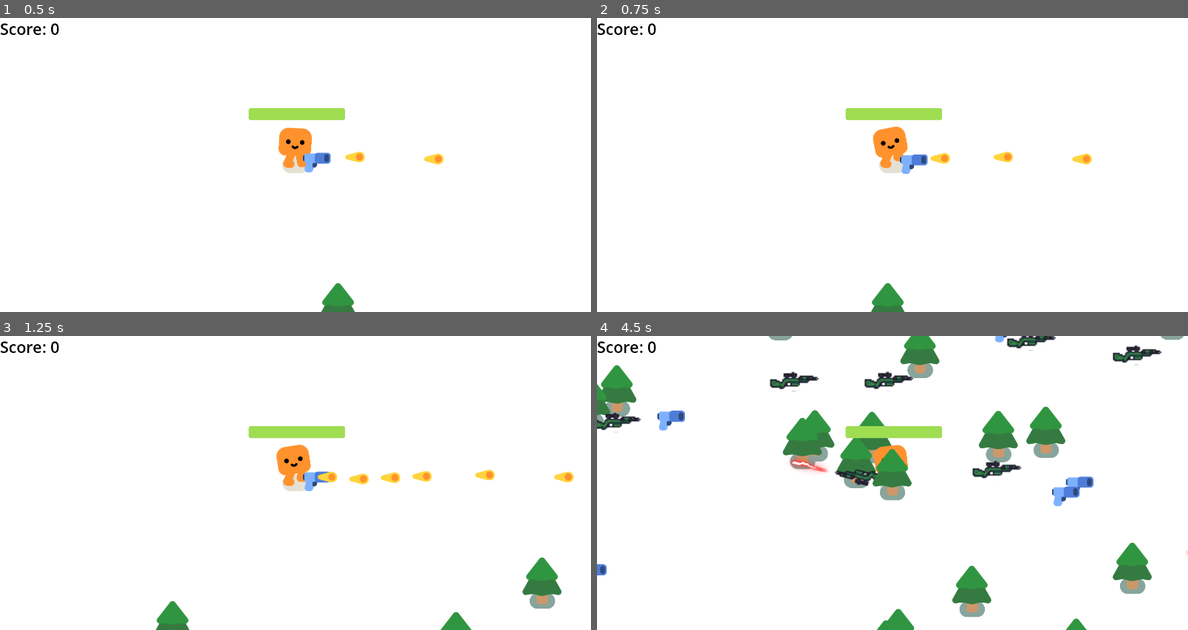
Above: before the commit, frames 1-4 (two rows, left to right).
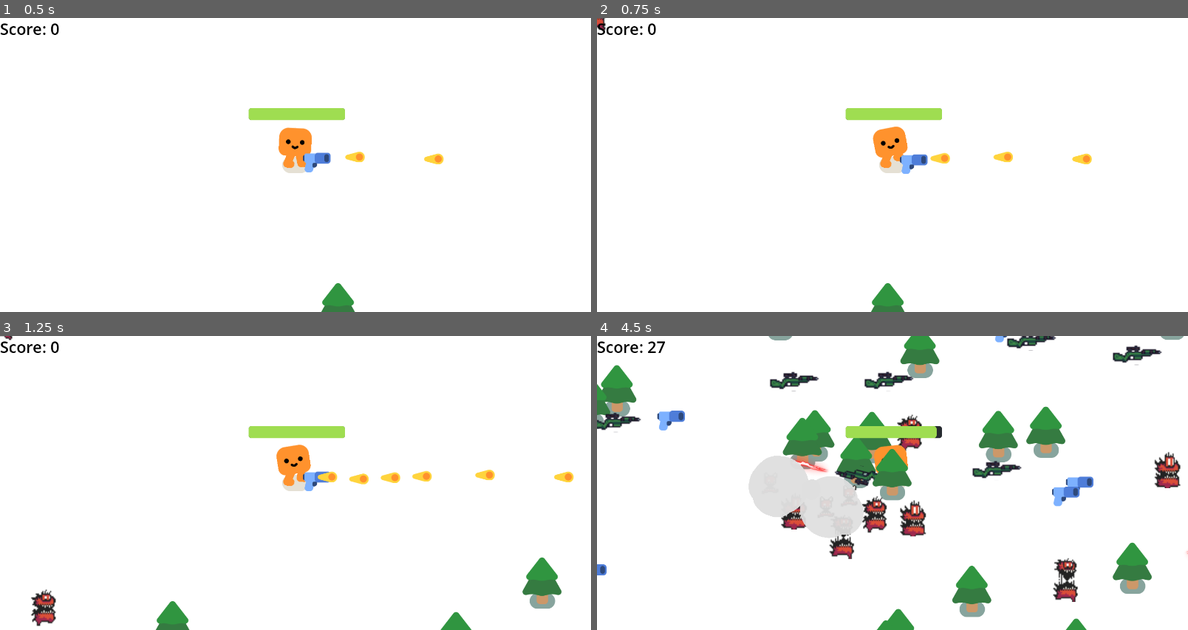
Above: after the commit, the same moments.

Repository: arad991/topdown_shooter_2d
Game: Godot game, scene res://scenes/survivors_game.tscn
Two runs of this game, one before a commit and one after it. Both use one fixed random seed, a clock stepped at 60 frames per second and the inputs below.
Inputs (mouse positions are in pixels of both pictures, inside the frame that each line leads up to):
- Up to frame 1 (0.5 s): no input
- Up to frame 2 (0.75 s): move the mouse to (1022, 150) at 0.52 s; hold D (move_right) from 0.53 s (still down)
- Up to frame 3 (1.25 s): keep holding D (move_right)
- Up to frame 4 (4.5 s): move the mouse to (774, 497) at 1.27 s; release D (move_right) at 1.28 s; hold S (move_down) 1.28-2.03 s; move the mouse to (951, 418) at 2.02 s; hold D (move_right) 2.03-2.78 s; move the mouse to (862, 541) at 2.77 s; hold W (move_up) 2.78-3.53 s; move the mouse to (1069, 527) at 3.52 s; hold A (move_left) from 3.53 s (still down); move the mouse to (715, 438) at 4.27 s

Frame 1 is identical in both runs. In frame 2, less than 0.1% of the frame differs, in the area x 0-2%, y 0-5%; in frame 3, 0.4%; in frame 4, 5.8%, in the area x 8-99%, y 1-91%.

Commit message:
fixed script attachment issue with big_demon

Diff:
--- a/scenes/big_demon.tscn
+++ b/scenes/big_demon.tscn
@@ -1,3 +1,92 @@
-[gd_scene format=3 uid="uid://c0vaxm3pqx771"]
+[gd_scene load_steps=11 format=3 uid="uid://c0vaxm3pqx771"]
 
-[node name="BigDemon" type="Node2D"]
+[ext_resource type="Script" path="res://big_demon.gd" id="1_ep7ad"]
+[ext_resource type="Texture2D" uid="uid://b3521ag5s3ajs" path="res://characters/big_demon/big_demon_run_anim_f0.png" id="1_g2rs8"]
+[ext_resource type="Texture2D" uid="uid://dhunxmxnmcnfy" path="res://characters/big_demon/big_demon_run_anim_f1.png" id="2_mi6d8"]
+[ext_resource type="Texture2D" uid="uid://dikdnmkvgnxh0" path="res://characters/big_demon/big_demon_run_anim_f2.png" id="3_0ux3i"]
+[ext_resource type="Texture2D" uid="uid://cytbam7oxvp02" path="res://characters/big_demon/big_demon_run_anim_f3.png" id="4_wdkoy"]
+
+[sub_resource type="SpriteFrames" id="SpriteFrames_hxdcj"]
+animations = [{
+"frames": [{
+"duration": 1.0,
+"texture": ExtResource("1_g2rs8")
+}, {
+"duration": 1.0,
+"texture": ExtResource("2_mi6d8")
+}, {
+"duration": 1.0,
+"texture": ExtResource("3_0ux3i")
+}, {
+"duration": 1.0,
+"texture": ExtResource("4_wdkoy")
+}],
+"loop": true,
+"name": &"default",
+"speed": 10.0
+}]
+
+[sub_resource type="CapsuleShape2D" id="CapsuleShape2D_0tcay"]
+radius = 47.0
+height = 114.0
+
+[sub_resource type="Animation" id="Animation_511ak"]
+resource_name = "hurt"
+length = 0.1667
+tracks/0/type = "value"
+tracks/0/imported = false
+tracks/0/enabled = true
+tracks/0/path = NodePath("BigDemonSprite:modulate")
+tracks/0/interp = 1
+tracks/0/loop_wrap = true
+tracks/0/keys = {
+"times": PackedFloat32Array(0, 0.133333),
+"transitions": PackedFloat32Array(1, 1),
+"update": 0,
+"values": [Color(1, 1, 1, 0.419608), Color(1, 1, 1, 1)]
+}
+
+[sub_resource type="Animation" id="Animation_d304y"]
+length = 0.001
+tracks/0/type = "value"
+tracks/0/imported = false
+tracks/0/enabled = true
+tracks/0/path = NodePath("BigDemonSprite:modulate")
+tracks/0/interp = 1
+tracks/0/loop_wrap = true
+tracks/0/keys = {
+"times": PackedFloat32Array(0),
+"transitions": PackedFloat32Array(1),
+"update": 0,
+"values": [Color(1, 1, 1, 1)]
+}
+
+[sub_resource type="AnimationLibrary" id="AnimationLibrary_lbpjh"]
+_data = {
+"RESET": SubResource("Animation_d304y"),
+"hurt": SubResource("Animation_511ak")
+}
+
+[node name="BigDemon" type="CharacterBody2D"]
+collision_layer = 2
+collision_mask = 131
+motion_mode = 1
+script = ExtResource("1_ep7ad")
+
+[node name="BigDemonSprite" type="AnimatedSprite2D" parent="."]
+unique_name_in_owner = true
+position = Vector2(-3, -60)
+scale = Vector2(2.8125, 3.27778)
+sprite_frames = SubResource("SpriteFrames_hxdcj")
+autoplay = "default"
+frame_progress = 0.894412
+
+[node name="HitBox" type="CollisionShape2D" parent="."]
+position = Vector2(-2, -54)
+shape = SubResource("CapsuleShape2D_0tcay")
+
+[node name="AnimationPlayer" type="AnimationPlayer" parent="."]
+unique_name_in_owner = true
+libraries = {
+"": SubResource("AnimationLibrary_lbpjh")
+}
